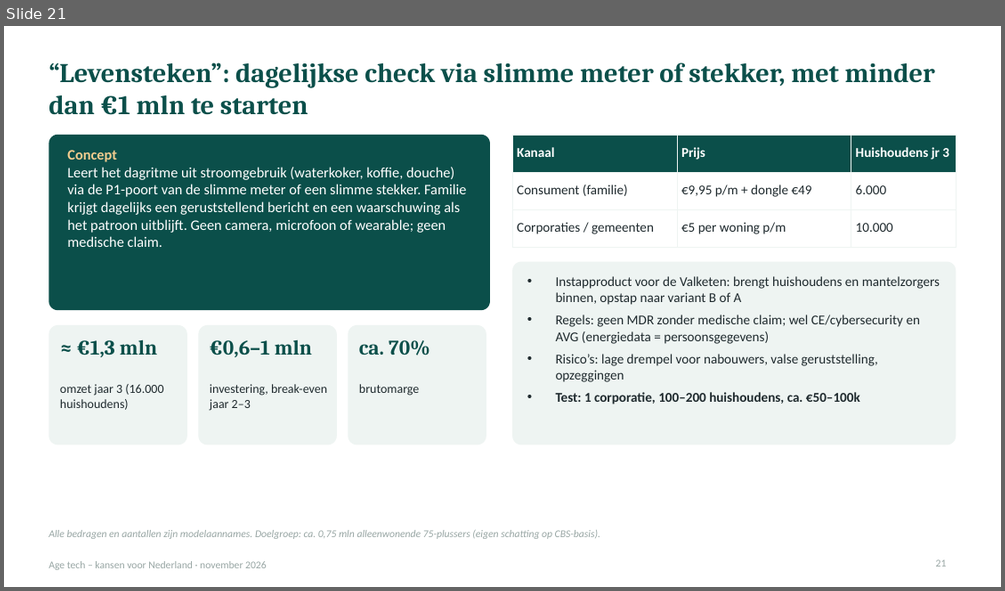
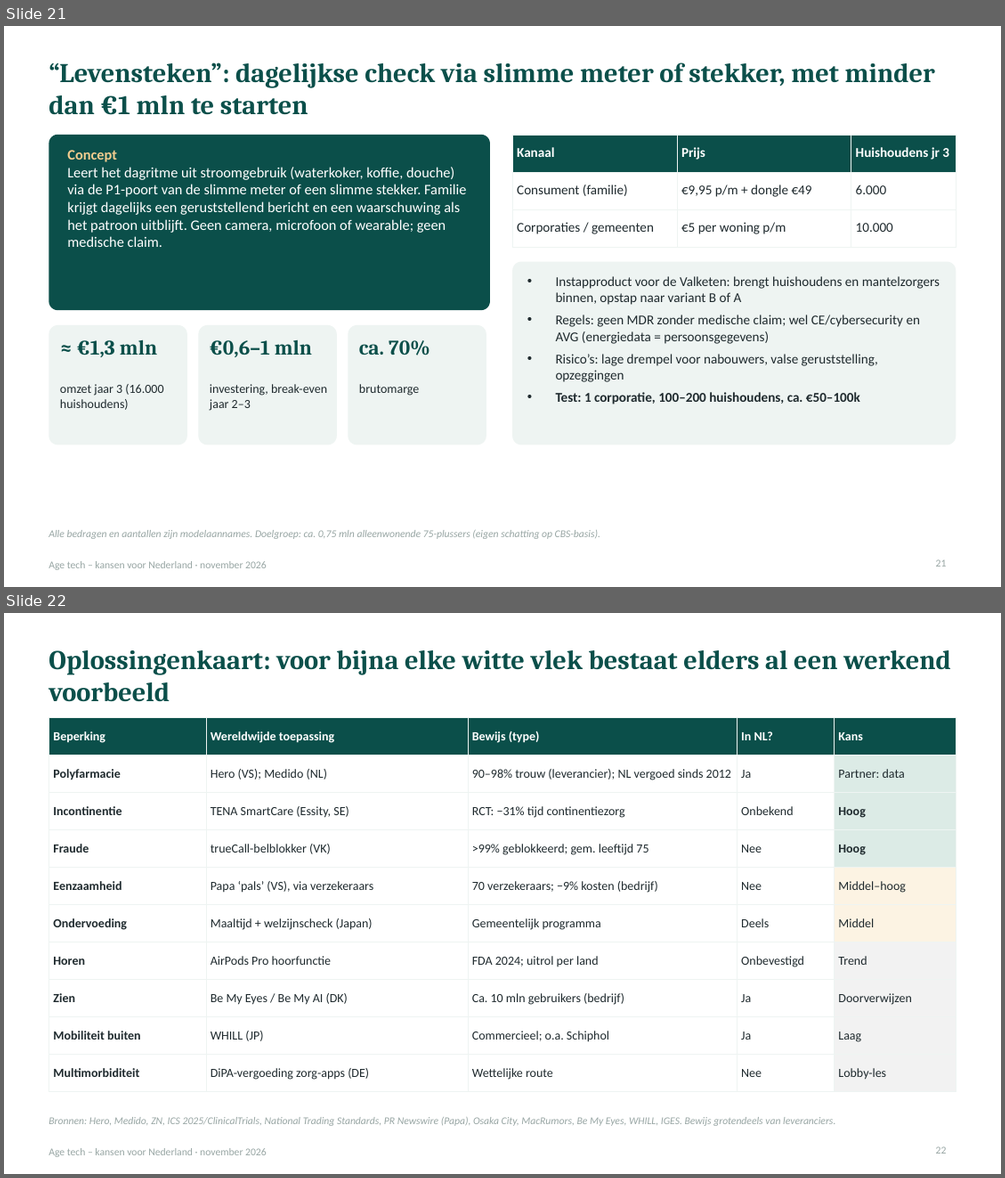
Before and after one commit to robruijn/Four-Seasons-Rome-2026, a slide deck: AgeTech_kansen_Nederland.pptx. Shown one above the other, each under a label of ours: slide 21 before the commit, slides 21 and 22 after it. The pictures are 1005x591 and 1005x1178 pixels, drawn with LibreOffice and Linux fonts; fonts in the diff are those of the drawing. Boxes give left, top, right and bottom in pixels: in the first picture for what was removed or moved away, otherwise in the second. Text is boxed around its words. In the diff, an @@ line names an element or a change of style, - is before the commit and + after.

```diff
--- a/AgeTech_kansen_Nederland.pptx
+++ b/AgeTech_kansen_Nederland.pptx
@@ slide 22 added at (x1=4, y1=613, x2=1001, y2=1174), background #FFFFFF; not listed: 1 template element that a slide beside it also shows @@
@@ title added at (x1=48, y1=650, x2=951, y2=702), 26 pt, text #0B4F4A, bold @@
+Oplossingenkaart: voor bijna elke witte vlek bestaat elders al een werkend voorbeeld
@@ table added at (x1=48, y1=718, x2=956, y2=1083), 10 rows, 5 columns @@
+Beperking | Wereldwijde toepassing | Bewijs (type) | In NL? | Kans
+Polyfarmacie | Hero (VS); Medido (NL) | 90–98% trouw (leverancier); NL vergoed sinds 2012 | Ja | Partner: data
+Incontinentie | TENA SmartCare (Essity, SE) | RCT: −31% tijd continentiezorg | Onbekend | Hoog
+Fraude | trueCall-belblokker (VK) | >99% geblokkeerd; gem. leeftijd 75 | Nee | Hoog
+Eenzaamheid | Papa ‘pals’ (VS), via verzekeraars | 70 verzekeraars; −9% kosten (bedrijf) | Nee | Middel–hoog
+Ondervoeding | Maaltijd + welzijnscheck (Japan) | Gemeentelijk programma | Deels | Middel
+Horen | AirPods Pro hoorfunctie | FDA 2024; uitrol per land | Onbevestigd | Trend
+Zien | Be My Eyes / Be My AI (DK) | Ca. 10 mln gebruikers (bedrijf) | Ja | Doorverwijzen
+Mobiliteit buiten | WHILL (JP) | Commercieel; o.a. Schiphol | Ja | Laag
+Multimorbiditeit | DiPA-vergoeding zorg-apps (DE) | Wettelijke route | Nee | Lobby-les
@@ text added at (x1=48, y1=1117, x2=835, y2=1126), 10 pt, text #98A6A4, italic @@
+Bronnen: Hero, Medido, ZN, ICS 2025/ClinicalTrials, National Trading Standards, PR Newswire (Papa), Osaka City, MacRumors, Be My Eyes, WHILL, IGES. Bewijs grotendeels van leveranciers.
@@ page number added at (x1=936, y1=1146, x2=947, y2=1153), 10 pt, text #98A6A4 @@
+22
```
Also in this commit, not shown: 6 slides changed, 1 other slide added.
